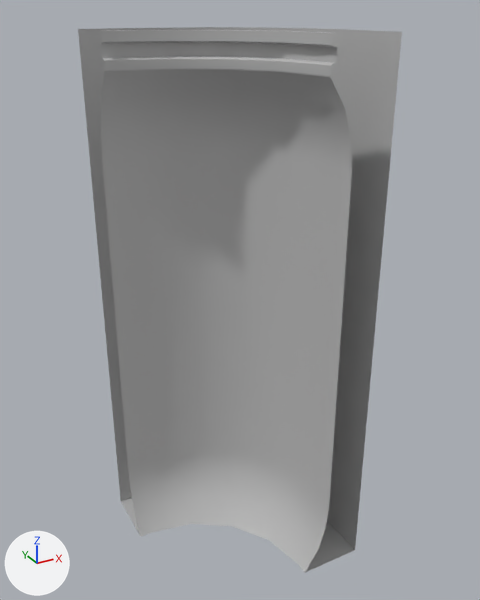
Before and after pictures for a commit that changed the FBX model Assets/Meshes/SM_wall_corner.fbx.
Before and after are seen from a 50 mm lens placed at (-1.37, -4.24, 4.11), pointed at (0.83, -0.24, 2.11). Arrows for +X, +Y and +Z are at lower left; the lights stay in place. Where no turn or scale is listed for an object, it has been applied to the vertices.

The older version as bpy lines, for what is in view:
```python
me_mesh = bpy.data.meshes.new('Mesh')
me_mesh.from_pydata(...)  # 196 vertices, 162 faces; spans x 0.0..1.5, y -1.0..0.5, z 0.0..3.98
me_mesh.materials.append(mat_lambert1)  # grey #bcbcbc
ob_polysurface12 = bpy.data.objects.new('polySurface12', me_mesh)
ob_polysurface12.location = (0.0, 0.0, 0.0)
```
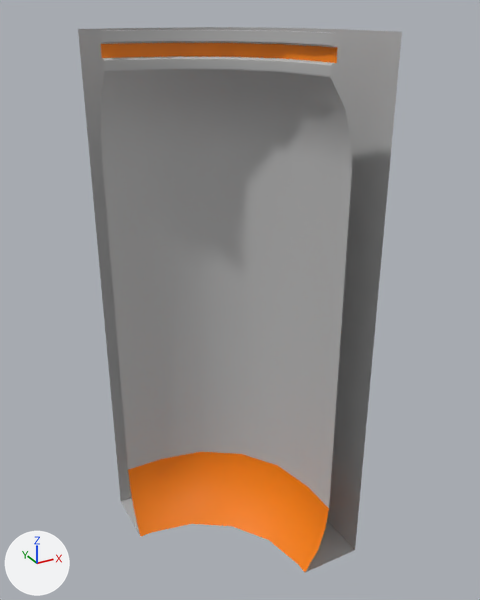
The newer file is also rescaled (x0.01) as a whole; pictures and numbers use the older file's frame.

Changed parts and their boxes (x1, y1, x2, y2) in the pictures (480 x 600 px):
```json
{"part": 1, "of": "me_mesh", "change": "recoloured", "before": [128, 452, 329, 572], "after": [128, 452, 329, 572], "on screen": "grey to orange"}
{"part": 2, "of": "me_mesh", "change": "recoloured", "before": [101, 43, 337, 63], "after": [101, 43, 337, 63]}
```

Edits to the scene script, one JSON object a line:
```json
{"op": "add", "block": "mat_lambert3", "code": ["mat_lambert3 = principled_material('lambert3')", "mat_lambert3.base_color = (1.0, 0.234, 0.0)  # orange #ff8500"]}
{"block": "me_mesh", "where": "me_mesh.from_pydata(...)  # 196 vertices, 162 faces; spans x 0.0..1.5, y -1.0..0.5, z 0.0..3.98"}
{"block": "me_mesh", "where": "# used by ob_polysurface12; location = (0.0, 0.0, 0.0)"}
{"block": "me_mesh", "change": "me_mesh part 1: all 18 faces centred in x 0.08..1.19, y -0.92..0.19, z 0.09..0.47 switch from mat_lambert1 (grey #bcbcbc) to mat_lambert3 (orange #ff8500)"}
{"block": "me_mesh", "change": "me_mesh part 2: all 6 faces centred in x 0.07..1.04, y -0.93..0.04, z 3.86 switch from mat_lambert1 (grey #bcbcbc) to mat_lambert3 (orange #ff8500)"}
```
